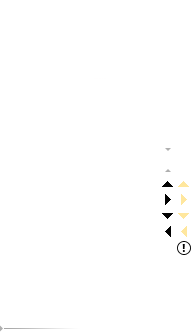
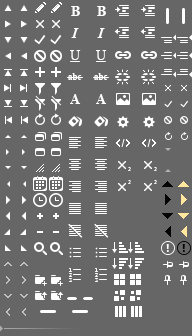
Revision of a layered (192, 336) image; what changed, layer by layer:
added layer "unpin hover" in group "window" over (x1=180, y1=275, x2=187, y2=285)
added layer "unpin" in group "window" over (x1=164, y1=275, x2=171, y2=285)
added layer "pin hover" in group "window" over (x1=179, y1=261, x2=189, y2=268)
added layer "pin" in group "window" over (x1=163, y1=261, x2=173, y2=268)
showed "gray" over (x1=0, y1=0, x2=192, y2=336)
